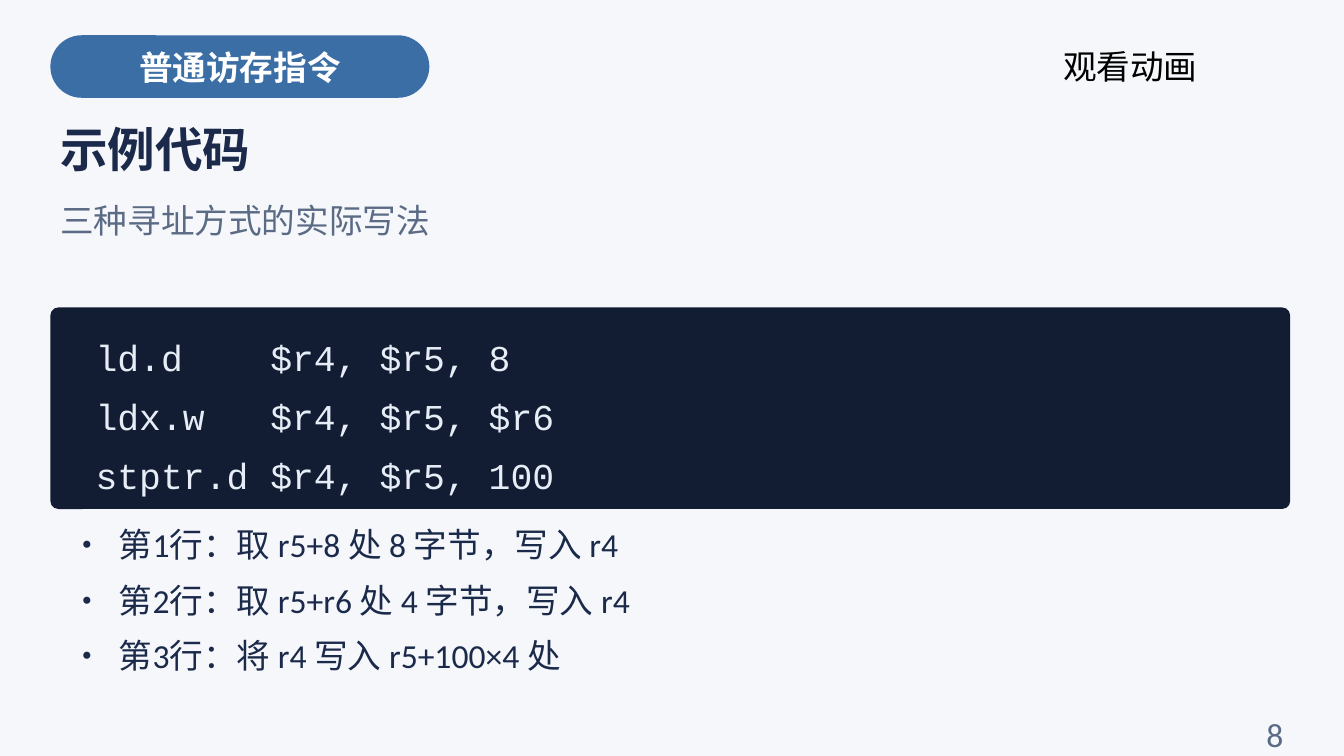
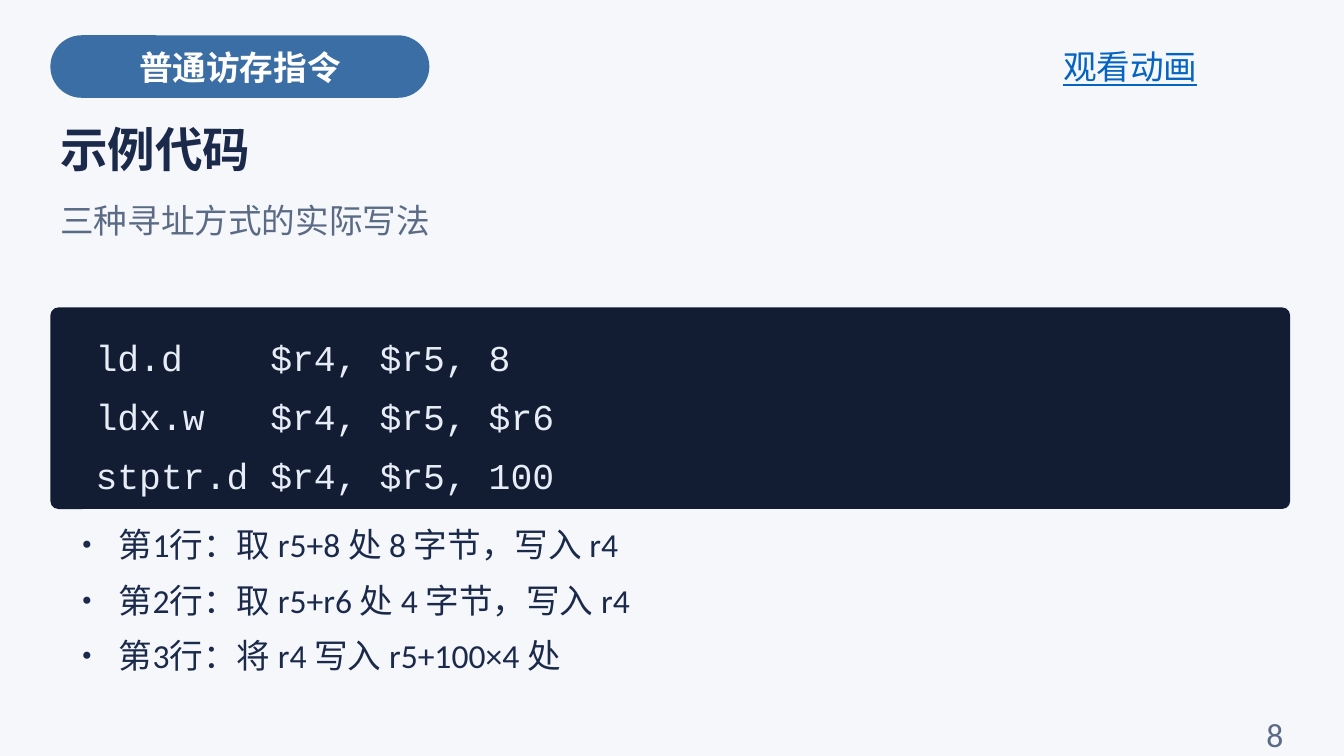
Before and after one commit to cxi218447-byte/miniOS, a slide deck: slide 17 of docs/04/04_load_store_course.pptx. Drawn at 1344x756 pixels with LibreOffice and Linux fonts; fonts in the diff are those of the drawing. Boxes give left, top, right and bottom in pixels: in the first picture for what was removed or moved away, otherwise in the second. Text is boxed around its words. In the diff, an @@ line names an element or a change of style, - is before the commit and + after.

```diff
--- a/docs/04/04_load_store_course.pptx
+++ b/docs/04/04_load_store_course.pptx
@@ text "观看动画" at (1063, 51, 1197, 86): text colour #000000 to #0563C1, underline on @@
```
Also in this commit, not shown: 8 other slides changed, 5 slides added, 2 slides removed.
